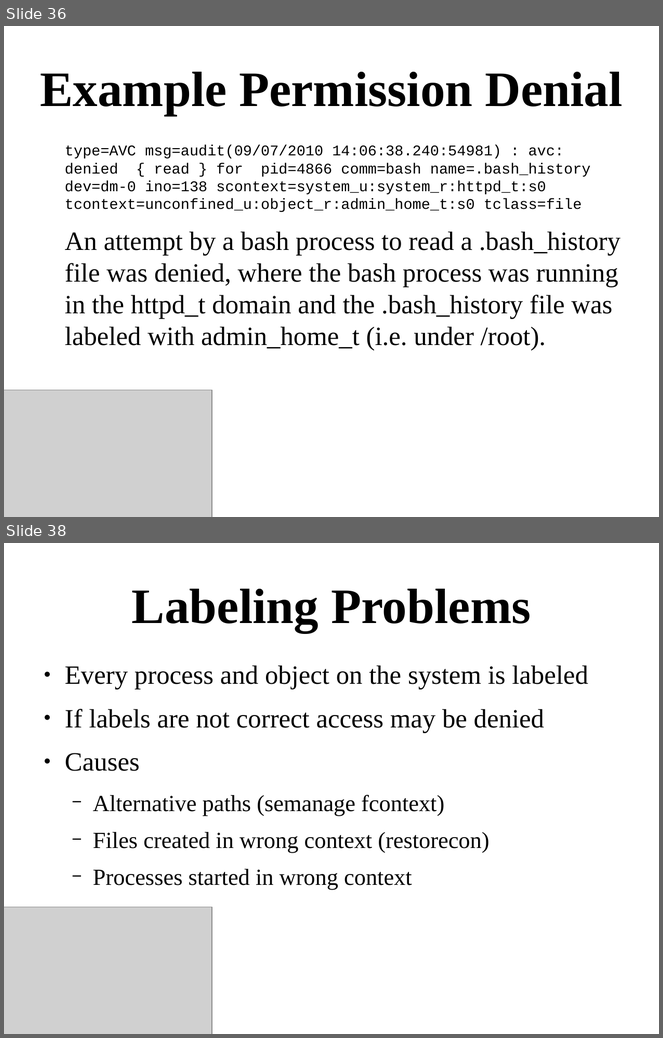
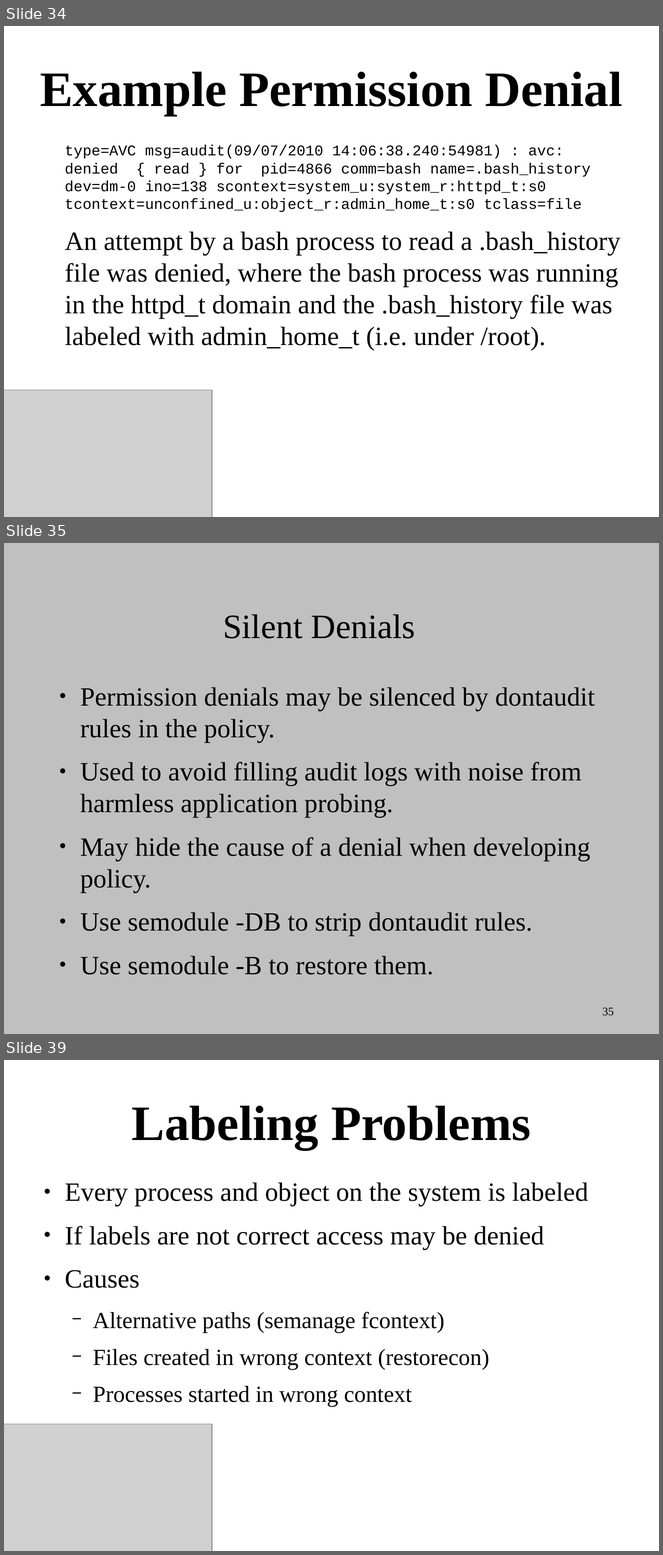
Before and after one commit to dpquigl/demystifying-selinux-part2, a slide deck: demystifying_selinux_part2_OSCON_19JUL2014.odp. Shown one above the other, each under a label of ours: slides 36 and 38 before the commit, slides 34, 35 and 39 after it; the slides between them are not shown. The pictures are 663x1038 and 663x1555 pixels, drawn with LibreOffice and Linux fonts; fonts in the diff are those of the drawing; grey boxes stand for pictures. Boxes give left, top, right and bottom in pixels: in the first picture for what was removed or moved away, otherwise in the second. Text is boxed around its words. In the diff, an @@ line names an element or a change of style, - is before the commit and + after.

Commit message:
Added a ton more slides to the main presentation and removed them from extra_slides as I transitioned them over. Eventually extra_slides.odp will go away and everything will be in the main.

```diff
--- a/demystifying_selinux_part2_OSCON_19JUL2014.odp
+++ b/demystifying_selinux_part2_OSCON_19JUL2014.odp
@@ slide 35 added at bbox=[4, 543, 659, 1034], background #C0C0C0 @@
@@ title added at bbox=[223, 614, 416, 639], 41.4 pt, text #000000 @@
+Silent Denials
@@ text added at bbox=[80, 687, 595, 975], 32 pt, text #000000 @@
+● Permission denials may be silenced by dontaudit rules in the policy.
+● Used to avoid filling audit logs with noise from harmless application probing.
+● May hide the cause of a denial when developing policy.
+● Use semodule -DB to strip dontaudit rules.
+● Use semodule -B to restore them.
@@ page number added at bbox=[603, 1008, 614, 1016], 14 pt, text #000000 @@
+35
@@ what was slide 36 is now slide 34 @@
@@ what was slide 38 is now slide 39 @@
```
Also in this commit, not shown: 14 slides changed, 23 other slides added, 1 other file.
